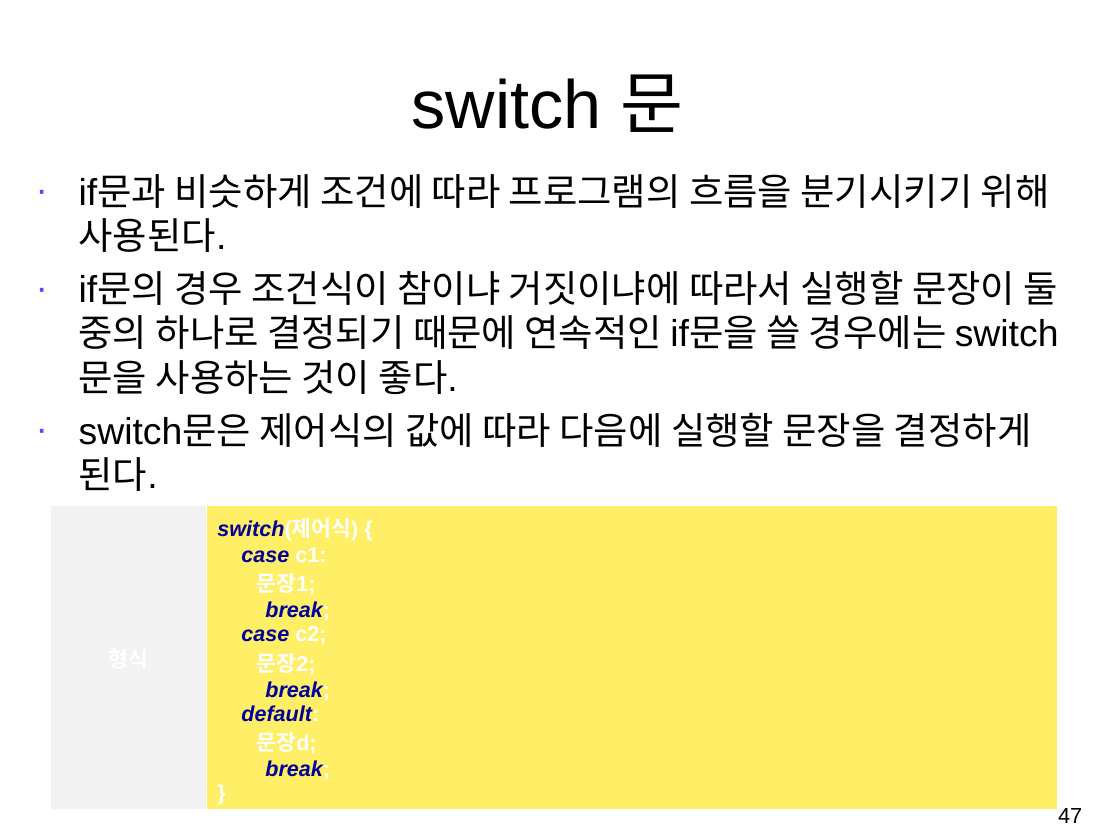
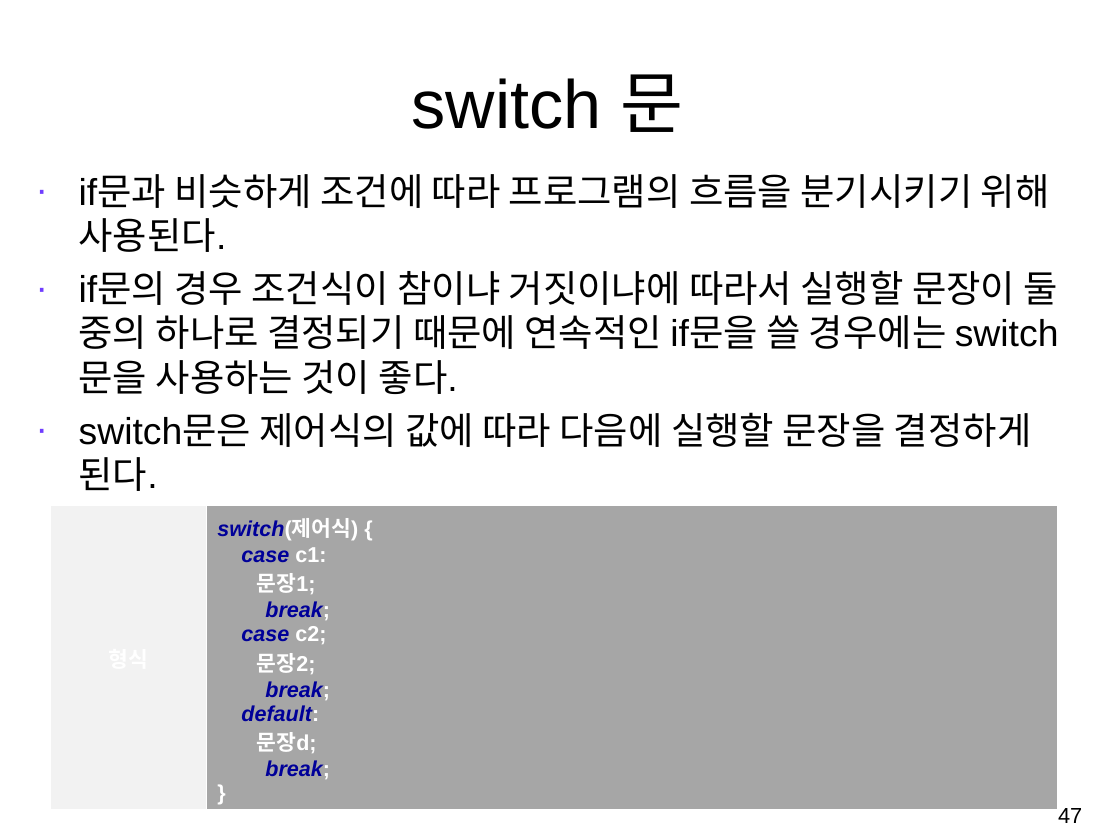
Before and after one commit to pigking51/maple, a slide deck: slide 47 of 수업자료/8. 스크립트기초.pptx. Drawn at 1120x840 pixels with LibreOffice and Linux fonts; fonts in the diff are those of the drawing. Boxes give left, top, right and bottom in pixels: in the first picture for what was removed or moved away, otherwise in the second. Text is boxed around its words. In the diff, an @@ line names an element or a change of style, - is before the commit and + after.

```diff
--- a/수업자료/8. 스크립트기초.pptx
+++ b/수업자료/8. 스크립트기초.pptx
@@ table at (x1=51, y1=506, x2=1058, y2=810) @@
@@ fill #FFEF66 to #A6A6A6 in row 1, column 2 @@
```
Also in this commit, not shown: 4 other files.
